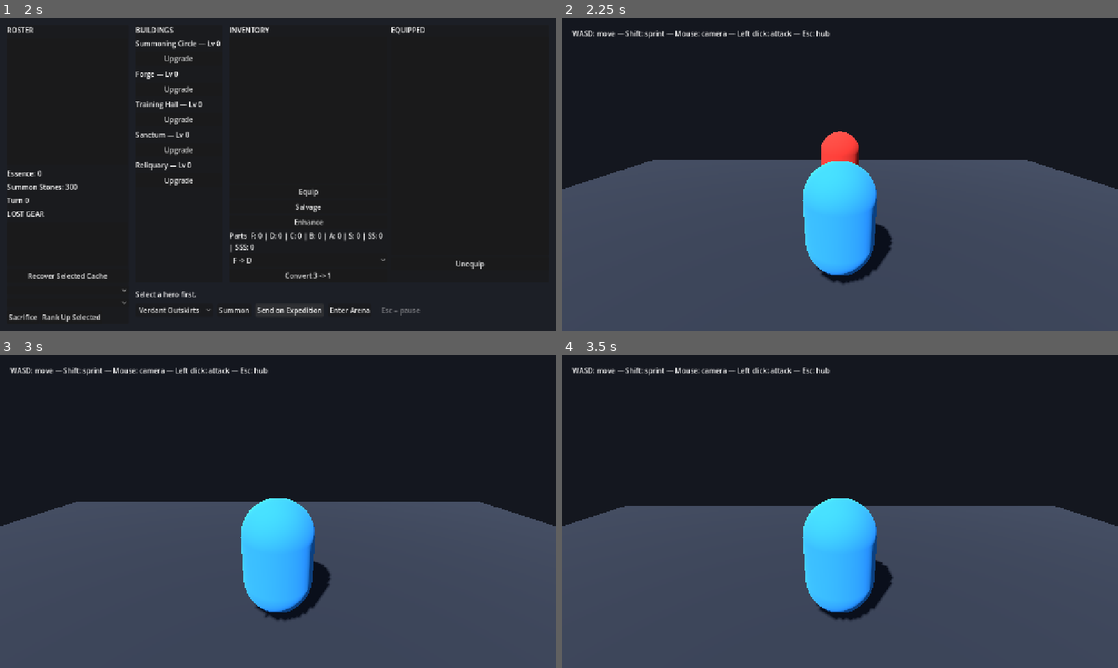
Above: before the commit, frames 1-4 (two rows, left to right).
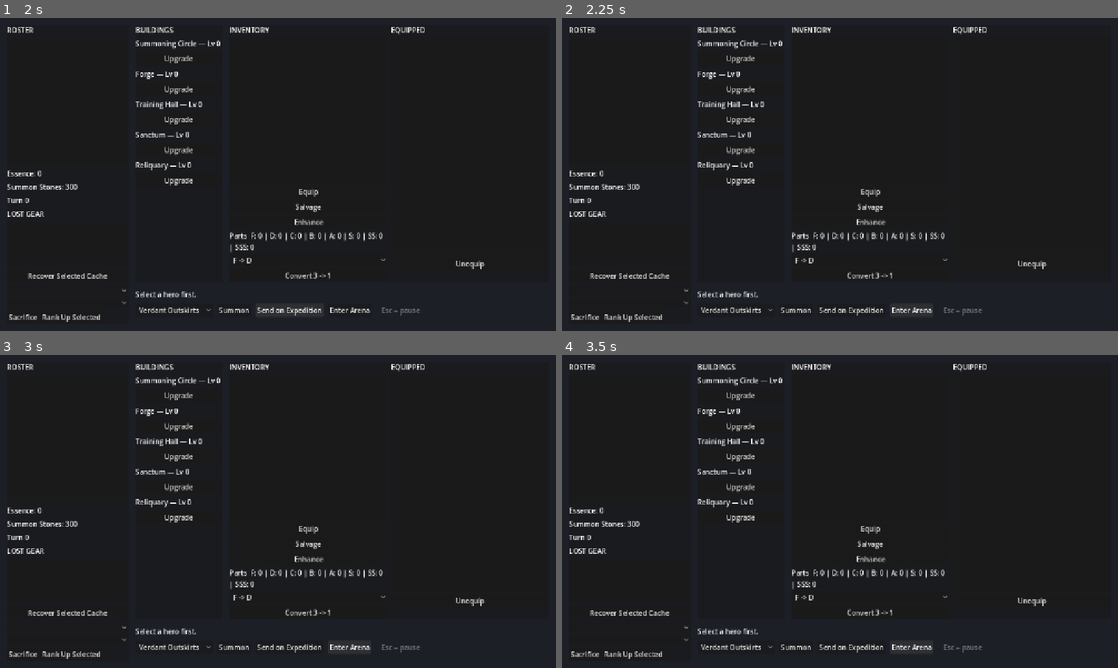
Above: after the commit, the same moments.

Repository: Joony117/Hearthbound
Game: Godot game, scene res://ui/main_menu.tscn
Same seed, same stepped clock (60 frames per second), same inputs: the game is played once before the commit and once after it.
Inputs (mouse positions are in pixels of both pictures, inside the frame that each line leads up to):
- Up to frame 1 (2 s): click "Play" at 0.5 s; click "Send on Expedition" at 1.25 s
- Up to frame 2 (2.25 s): click "Enter Arena" at 2 s
- Up to frame 3 (3 s): click (350, 646) at 2.75 s, where only the run after the commit has a clickable "Enter Arena"
- Up to frame 4 (3.5 s): no input

Frame 1 is identical in both runs. In frame 2, 55% of the frame differs, in the area x 0-100%, y 2-100%; in frame 3, 53%; in frame 4, 52%.

Commit message:
feat: arena resolves a real Wave into a real CombatResult
P2b-01e. The arena becomes the combat seam's second implementation: a
one-hero team and a Wave.from_zone instance go in through SceneRouter's
transition state, a CombatResult comes back out, display-only. Expedition
remains the sole outcome and permadeath consumer.

Death is an integer hit counter (arena_enemy_hits_to_kill_hero = 3), not a
float HP threshold - a .tres-authored 1/3 sums a hair under 1.0 and leaves
the killing hit ~1e-13 short with both gates green. hp_after is derived from
the counter for the contract only.

Nothing reads wave.enemy_power this slice; that is the ruling, not an
oversight. Reconciling the two resolve() halves is Phase 3.

Boundary-4 verifier: pass-with-concerns on all 8 criteria, new win/loss
tests red-proved by mutation. Import gate exit 0, GUT 145/145.

Co-Authored-By: Claude Opus 5 <noreply@anthropic.com>

Diff:
--- a/balance.tres
+++ b/balance.tres
@@ -40,6 +40,7 @@
 arena_enemy_attack_hit_stop = 0.06
 arena_enemy_knockback_speed = 6.0
 arena_enemy_hit_stun = 0.35
+arena_enemy_hits_to_kill_hero = 3
 arena_dodge_speed = 13.5
 arena_dodge_duration = 0.38
 arena_dodge_iframe_duration = 0.25
--- a/balance_table.gd
+++ b/balance_table.gd
@@ -37,6 +37,7 @@
 @export var arena_enemy_attack_hit_stop: float = 0.06
 @export var arena_enemy_knockback_speed: float = 6.0
 @export var arena_enemy_hit_stun: float = 0.35
+@export var arena_enemy_hits_to_kill_hero: int = 3
 @export var arena_dodge_speed: float = 13.5
 @export var arena_dodge_duration: float = 0.38
 @export var arena_dodge_iframe_duration: float = 0.25
--- a/combat/arena/arena.gd
+++ b/combat/arena/arena.gd
@@ -3,6 +3,7 @@
 
 signal scene_change_requested(scene_path: String)
 signal enemy_defeated
+signal combat_resolved(result: CombatResult)
 
 const BALANCE: BalanceTable = preload("res://balance.tres")
 
@@ -37,6 +38,11 @@
 var _enemy_attack_hit: bool = false
 var _enemy_attack_cooldown_remaining: float = 0.0
 var _enemy_stagger_remaining: float = 0.0
+var _hero: Hero
+var _wave: Wave
+var _maximum_hp: float = 0.0
+var _hits_taken: int = 0
+var _combat_finished: bool = false
 
 
 func _ready() -> void:
@@ -45,6 +51,11 @@
 	_spring_arm.add_excluded_object(_hero_capsule.get_rid())
 	_attack_hitbox.body_entered.connect(_on_attack_hitbox_body_entered)
 	_enemy_attack_hitbox.body_entered.connect(_on_enemy_attack_hitbox_body_entered)
+	var entering_team: Array[Hero] = SceneRouter.arena_team.duplicate()
+	var entering_wave: Wave = SceneRouter.arena_wave
+	SceneRouter.clear_arena_payload()
+	if not entering_team.is_empty() or entering_wave != null:
+		_begin_combat(entering_team, entering_wave)
 	var shape_node: CollisionShape3D = _attack_hitbox.get_node("CollisionShape3D") as CollisionShape3D
 	var attack_shape: BoxShape3D = shape_node.shape.duplicate() as BoxShape3D
 	assert(attack_shape != null)
@@ -65,6 +76,11 @@
 
 
 func _physics_process(delta: float) -> void:
+	if _combat_finished:
+		_stop_horizontal()
+		_hero_capsule.move_and_slide()
+		_camera_pivot.global_position = _hero_capsule.global_position + Vector3.UP
+		return
 	if _hit_stop_remaining > 0.0:
 		_update_hit_stop(delta)
 	else:
@@ -180,8 +196,14 @@
 	if _hit_stop_outcome == HitStopOutcome.DEFEAT_ENEMY and is_instance_valid(_enemy_capsule):
 		_enemy_capsule.queue_free()
 		enemy_defeated.emit()
+		_finish_combat()
 	elif _hit_stop_outcome == HitStopOutcome.HIT_HERO:
+		_hits_taken += 1
 		_cancel_player_action_for_hit()
+		if _hits_taken >= BALANCE.arena_enemy_hits_to_kill_hero:
+			_finish_combat()
+			_hit_stop_outcome = HitStopOutcome.NONE
+			return
 		var knockback_direction: Vector3 = _hero_capsule.global_position - _enemy_capsule.global_position
 		knockback_direction.y = 0.0
 		assert(knockback_direction != Vector3.ZERO)
@@ -197,6 +219,55 @@
 	_hit_stop_outcome = HitStopOutcome.NONE
 
 
+func _begin_combat(team: Array[Hero], wave: Wave) -> void:
+	assert(team.size() == 1)
+	assert(team[0] != null)
+	assert(wave != null)
+	var definition: HeroDefinition = Hero.definition_for(team[0].def_id)
+	if definition == null:
+		push_error("Arena cannot start without a valid HeroDefinition for '%s'." % team[0].hero_name)
+		return
+	var level: int = Hero.level_for(team[0], BALANCE)
+	var stats: Dictionary[StringName, float] = Hero.compute_final_stats(
+		team[0],
+		definition,
+		BALANCE,
+		level,
+	)
+	_hero = team[0]
+	_wave = wave
+	_maximum_hp = stats[Hero.STAT_HP]
+
+
+func resolve(team: Array[Hero], wave: Wave) -> CombatResult:
+	assert(team.size() == 1)
+	assert(team[0] == _hero)
+	assert(wave == _wave)
+	var result := CombatResult.new()
+	var damage_fraction: float = clamp(
+		float(_hits_taken) / float(BALANCE.arena_enemy_hits_to_kill_hero),
+		0.0,
+		1.0,
+	)
+	result.maximum_hp[_hero] = _maximum_hp
+	result.hp_after[_hero] = _maximum_hp * (1.0 - damage_fraction)
+	if _hits_taken >= BALANCE.arena_enemy_hits_to_kill_hero:
+		result.dead_heroes.append(_hero)
+	else:
+		result.survivors.append(_hero)
+	return result
+
+
+func _finish_combat() -> void:
+	if _hero == null or _combat_finished:
+		return
+	_combat_finished = true
+	var team: Array[Hero] = [_hero]
+	var result: CombatResult = resolve(team, _wave)
+	SceneRouter.store_arena_result(result)
+	combat_resolved.emit(result)
+
+
 func _update_enemy(delta: float) -> void:
 	if not is_instance_valid(_enemy_capsule):
 		return
@@ -240,7 +311,8 @@
 
 func _start_attack() -> void:
 	if (
-		_attack_elapsed >= 0.0
+		_combat_finished
+		or _attack_elapsed >= 0.0
 		or _dodge_elapsed >= 0.0
 		or (_parry_elapsed >= 0.0 and not _parry_succeeded)
 		or _hit_stun_remaining > 0.0
@@ -259,7 +331,8 @@
 
 func _start_dodge() -> void:
 	if (
-		_dodge_elapsed >= 0.0
+		_combat_finished
+		or _dodge_elapsed >= 0.0
 		or _parry_elapsed >= 0.0
 		or _hit_stun_remaining > 0.0
 		or _hit_stop_remaining > 0.0
--- a/hub/hub.gd
+++ b/hub/hub.gd
@@ -57,6 +57,7 @@
 	_populate_zones()
 	_refresh_zone_unlocks()
 	_status.text = "Summon a hero, then send it out. It might not come back."
+	_show_pending_arena_result()
 
 
 func _unhandled_input(event: InputEvent) -> void:
@@ -501,7 +502,41 @@
 
 
 func _on_enter_arena_pressed() -> void:
+	var selected: PackedInt32Array = _roster_list.get_selected_items()
+	if selected.is_empty():
+		_status.text = "Select a hero first."
+		return
+	if selected.size() > 1:
+		_status.text = "Select exactly one hero for the arena."
+		return
+	var hero: Hero = _roster_list.get_item_metadata(selected[0]) as Hero
+	assert(hero != null)
+	if Hero.definition_for(hero.def_id) == null:
+		_status.text = "Arena cannot start: the selected hero needs a valid archetype."
+		return
+	var zone: ZoneDefinition = _zone_option.get_item_metadata(_zone_option.selected) as ZoneDefinition
+	assert(zone != null)
+	assert(is_zone_unlocked(zone.zone_id, GameSession.cleared_zone_ids))
+	var team: Array[Hero] = [hero]
+	var wave: Wave = Wave.from_zone(zone, 0)
+	SceneRouter.prepare_arena(team, wave)
 	SceneRouter.go_to(SceneRouter.ARENA)
+
+
+func _show_pending_arena_result() -> void:
+	var result: CombatResult = SceneRouter.take_arena_result()
+	if result == null:
+		return
+	if not result.survivors.is_empty():
+		var survivor: Hero = result.survivors[0]
+		_status.text = "Arena victory: %s survived with %d/%d HP." % [
+			survivor.hero_name,
+			roundi(result.hp_after[survivor]),
+			roundi(result.maximum_hp[survivor]),
+		]
+		return
+	assert(result.dead_heroes.size() == 1)
+	_status.text = "Arena defeat: %s fell." % result.dead_heroes[0].hero_name
 
 
 func _on_recover_pressed() -> void:
--- a/systems/scene_router.gd
+++ b/systems/scene_router.gd
@@ -6,6 +6,40 @@
 const HUB := "res://hub/hub.tscn"
 const ARENA := "res://combat/arena/arena.tscn"
 
+var arena_team: Array[Hero] = []
+var arena_wave: Wave
+var pending_arena_result: CombatResult
+
+
+func prepare_arena(team: Array[Hero], wave: Wave) -> void:
+	assert(team.size() == 1)
+	assert(team[0] != null)
+	assert(wave != null)
+	arena_team = team.duplicate()
+	arena_wave = wave
+	pending_arena_result = null
+
+
+func clear_arena_payload() -> void:
+	arena_team.clear()
+	arena_wave = null
+
+
+func store_arena_result(result: CombatResult) -> void:
+	assert(result != null)
+	pending_arena_result = result
+
+
+func take_arena_result() -> CombatResult:
+	var result: CombatResult = pending_arena_result
+	pending_arena_result = null
+	return result
+
+
+func reset_arena_transition_state() -> void:
+	clear_arena_payload()
+	pending_arena_result = null
+
 
 func go_to(scene_path: String) -> void:
 	var err := get_tree().change_scene_to_file(scene_path)
--- a/tests/unit/test_arena.gd
+++ b/tests/unit/test_arena.gd
@@ -3,17 +3,21 @@
 const BALANCE: BalanceTable = preload("res://balance.tres")
 
 var _requested_scene: String = ""
+var _combat_result: CombatResult
 
 
 func before_each() -> void:
 	GameSession.from_dict({"roster": []})
+	SceneRouter.reset_arena_transition_state()
 	_requested_scene = ""
+	_combat_result = null
 
 
 func after_each() -> void:
 	for action: StringName in [&"move_left", &"move_right", &"move_forward", &"move_back", &"sprint", &"attack", &"dodge"]:
 		Input.action_release(action)
 	Input.mouse_mode = Input.MOUSE_MODE_VISIBLE
+	SceneRouter.reset_arena_transition_state()
 
 
 func test_arena_loads_native_graybox_without_mutating_profile() -> void:
@@ -90,6 +94,7 @@
 	assert_eq(BALANCE.arena_enemy_attack_hit_stop, 0.06)
 	assert_eq(BALANCE.arena_enemy_knockback_speed, 6.0)
 	assert_eq(BALANCE.arena_enemy_hit_stun, 0.35)
+	assert_eq(BALANCE.arena_enemy_hits_to_kill_hero, 3)
 	assert_eq(BALANCE.arena_dodge_speed, 13.5)
 	assert_eq(BALANCE.arena_dodge_duration, 0.38)
 	assert_eq(BALANCE.arena_dodge_iframe_duration, 0.25)
@@ -503,5 +508,83 @@
 	assert_eq(_requested_scene, SceneRouter.HUB)
 
 
+func test_arena_win_returns_surviving_hero_without_mutating_profile() -> void:
+	var hero := Hero.new("Winner", 0)
+	hero.def_id = &"knight"
+	GameSession.from_dict({"roster": [hero.to_dict()]})
+	hero = GameSession.roster[0]
+	var profile_before: Dictionary = GameSession.to_dict()
+	var wave: Wave = Wave.from_zone(preload("res://zones/defs/verdant_outskirts.tres"), 0)
+	var team: Array[Hero] = [hero]
+	SceneRouter.prepare_arena(team, wave)
+	var arena_scene: PackedScene = load(SceneRouter.ARENA) as PackedScene
+	var arena: Arena = arena_scene.instantiate() as Arena
+	add_child_autofree(arena)
+	arena.combat_resolved.connect(_capture_combat_result)
+
+	var attack_event := InputEventAction.new()
+	attack_event.action = &"attack"
+	attack_event.pressed = true
+	arena._unhandled_input(attack_event)
+	for _frame: int in range(80):
+		await wait_physics_frames(1)
+		if _combat_result != null:
+			break
+
+	assert_not_null(_combat_result)
+	assert_true(_combat_result.survivors.has(hero))
+	assert_true(_combat_result.dead_heroes.is_empty())
+	assert_true(_combat_result.maximum_hp.has(hero))
+	assert_true(_combat_result.hp_after.has(hero))
+	assert_gt(_combat_result.maximum_hp[hero], 0.0)
+	assert_eq(_combat_result.hp_after[hero], _combat_result.maximum_hp[hero])
+	assert_eq(GameSession.to_dict(), profile_before)
+
+
+func test_arena_loss_returns_dead_hero_without_mutating_profile() -> void:
+	var hero := Hero.new("Loser", 0)
+	hero.def_id = &"knight"
+	GameSession.from_dict({"roster": [hero.to_dict()]})
+	hero = GameSession.roster[0]
+	var profile_before: Dictionary = GameSession.to_dict()
+	var wave: Wave = Wave.from_zone(preload("res://zones/defs/verdant_outskirts.tres"), 0)
+	var team: Array[Hero] = [hero]
+	SceneRouter.prepare_arena(team, wave)
+	var arena_scene: PackedScene = load(SceneRouter.ARENA) as PackedScene
+	var arena: Arena = arena_scene.instantiate() as Arena
+	add_child_autofree(arena)
+	arena.combat_resolved.connect(_capture_combat_result)
+	var hero_capsule := arena.get_node("HeroCapsule") as CharacterBody3D
+	var enemy_capsule := arena.get_node("EnemyCapsule") as CharacterBody3D
+	enemy_capsule.position = Vector3(0.0, 1.25, -2.0)
+
+	for hit_index: int in BALANCE.arena_enemy_hits_to_kill_hero:
+		var hits_before: int = arena._hits_taken
+		for _frame: int in range(240):
+			await wait_physics_frames(1)
+			if arena._hits_taken > hits_before:
+				break
+		assert_eq(arena._hits_taken, hits_before + 1)
+		if hit_index < BALANCE.arena_enemy_hits_to_kill_hero - 1:
+			enemy_capsule.global_position = hero_capsule.global_position + Vector3(0.0, 0.0, -2.0)
+			for _frame: int in range(240):
+				await wait_physics_frames(1)
+				if not arena._enemy_attack_hit:
+					break
+			assert_false(arena._enemy_attack_hit)
+
+	assert_not_null(_combat_result)
+	assert_true(_combat_result.dead_heroes.has(hero))
+	assert_true(_combat_result.survivors.is_empty())
+	assert_true(_combat_result.maximum_hp.has(hero))
+	assert_true(_combat_result.hp_after.has(hero))
+	assert_eq(_combat_result.hp_after[hero], 0.0)
+	assert_eq(GameSession.to_dict(), profile_before)
+
+
 func _capture_scene_request(scene_path: String) -> void:
 	_requested_scene = scene_path
+
+
+func _capture_combat_result(result: CombatResult) -> void:
+	_combat_result = result
Not shown, changed: docs/SYSTEMS.md
Not shown, changed: docs/TASKS-DONE.md
Not shown, changed: docs/TASKS.md
